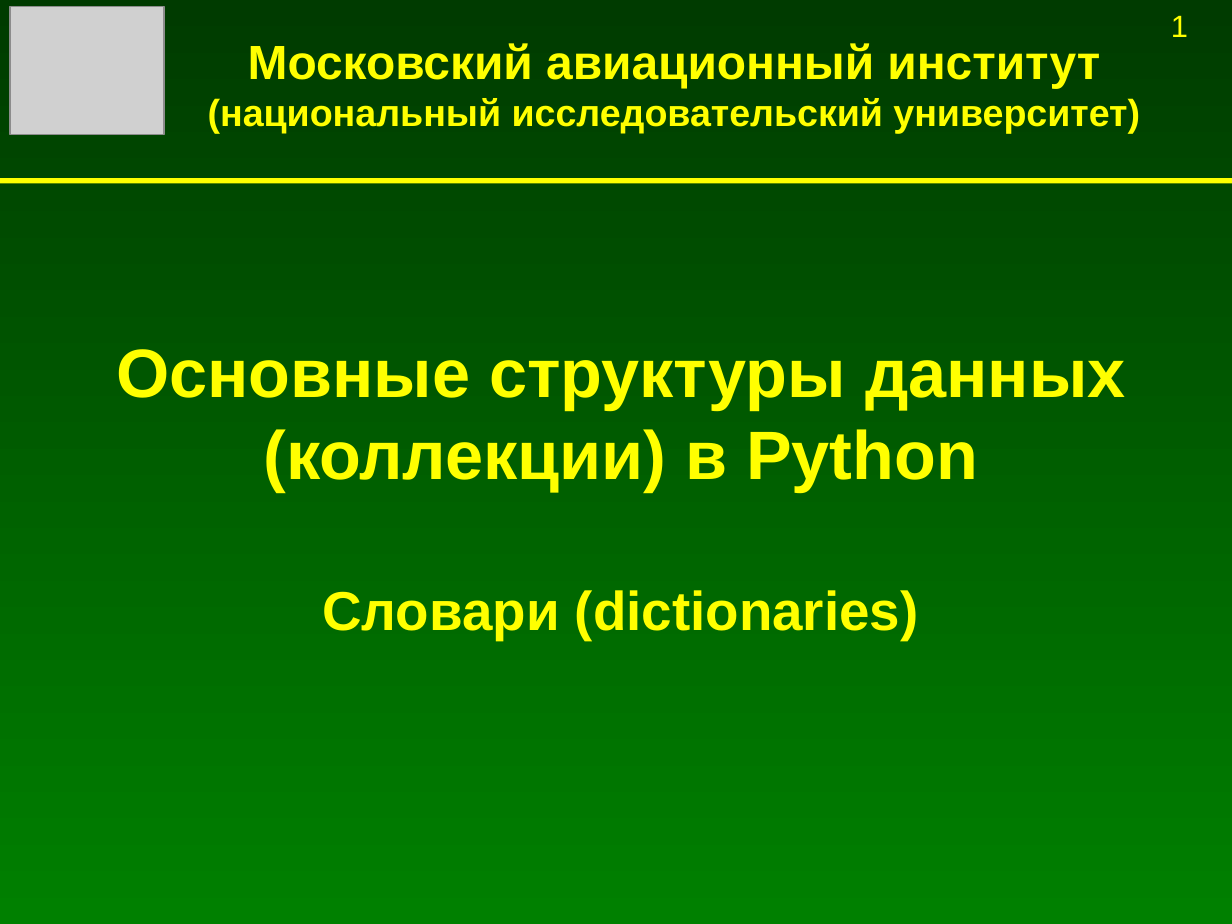
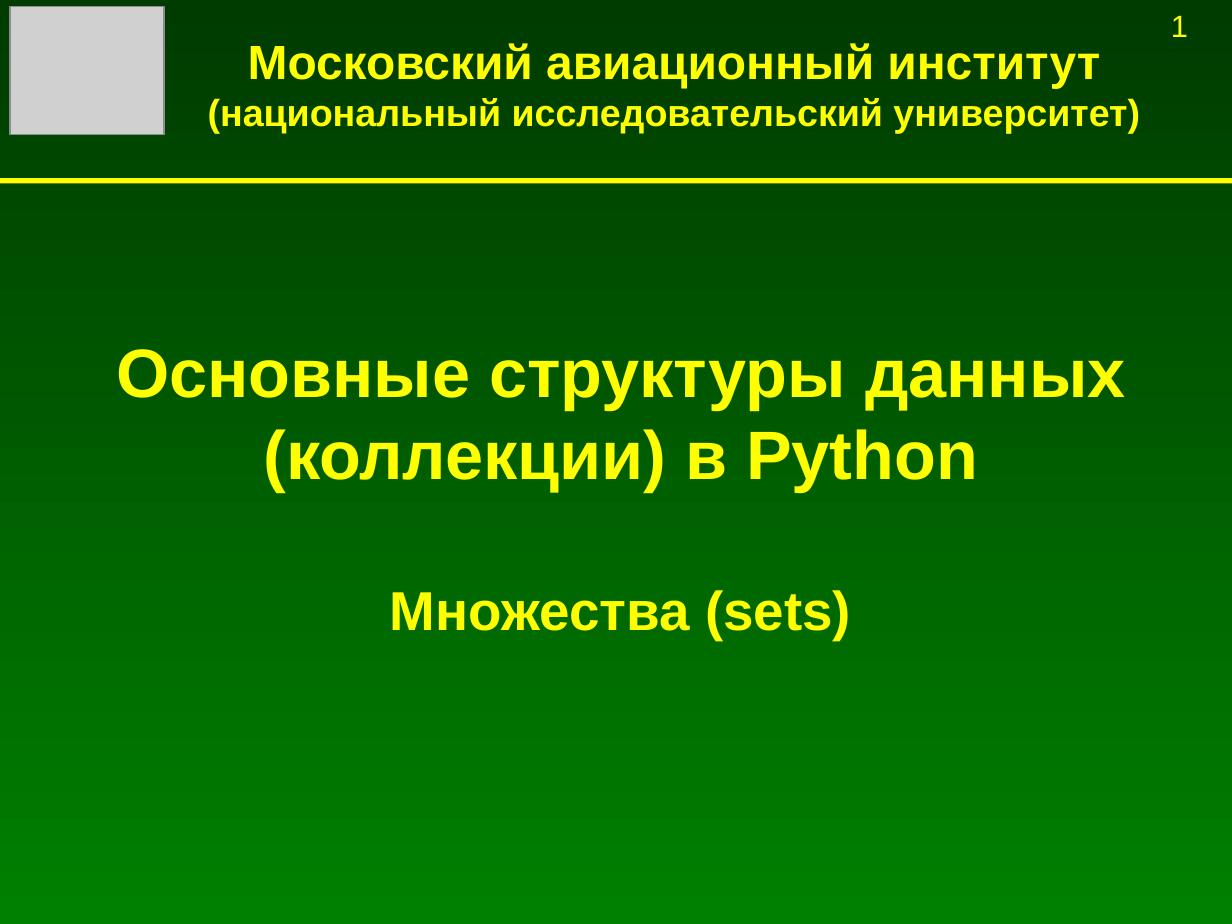
Before and after one commit to Jenyay/modelling, a slide deck: slide 1 of python language/presentations/08. Basic data structures. Sets.odp. Drawn at 1232x924 pixels with LibreOffice and Linux fonts; fonts in the diff are those of the drawing; grey boxes stand for pictures. Boxes give left, top, right and bottom in pixels: in the first picture for what was removed or moved away, otherwise in the second. Text is boxed around its words. In the diff, an @@ line names an element or a change of style, - is before the commit and + after.

Commit message:
Обновление презентации про множества

```diff
--- a/python language/presentations/08. Basic data structures. Sets.odp
+++ b/python language/presentations/08. Basic data structures. Sets.odp
@@ text at <box>390,590,851,640</box>: text changed @@
-Словари (dictionaries)
+Множества (sets)
```
Also in this commit, not shown: 1 other slide changed, 2 slides added, 39 slides removed.
